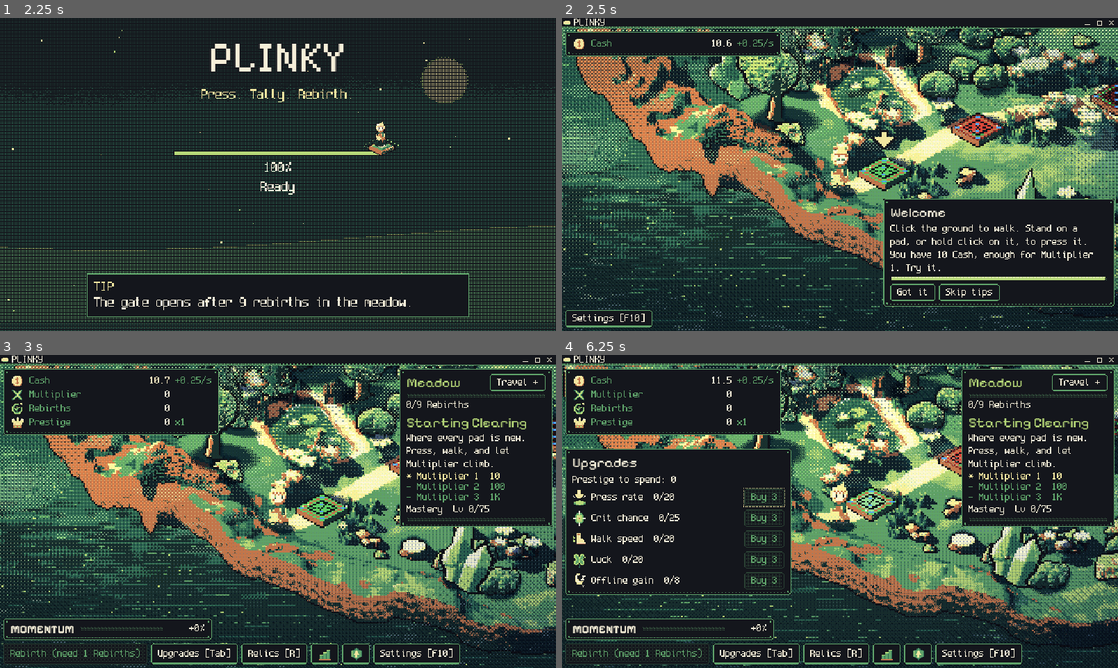
Above: before the commit, frames 1-4 (two rows, left to right).
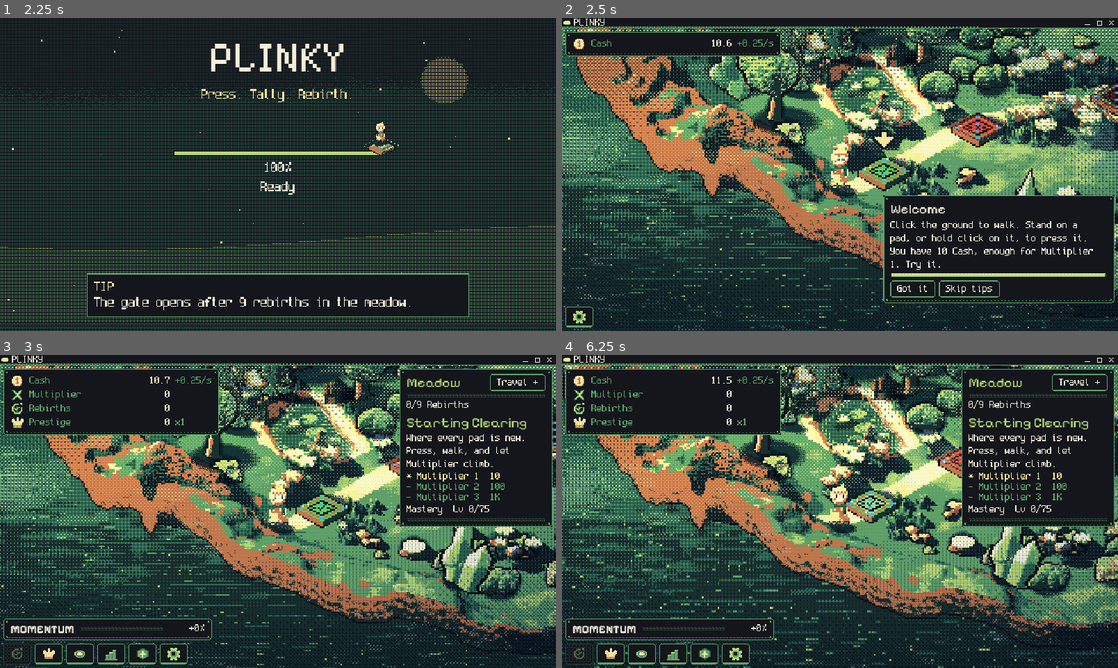
Above: after the commit, the same moments.

Repository: FreezingShock/Plinky
Game: Godot game, scene res://boot/boot.tscn
Two runs of this game, one before a commit and one after it. Both use one fixed random seed, a clock stepped at 60 frames per second and the inputs below.
Inputs (mouse positions are in pixels of both pictures, inside the frame that each line leads up to):
- Up to frame 1 (2.25 s): tap Enter (ui_accept) at 0.5, 0.77, 1.07 s; move the mouse to (400, 158) at 0.52 s; hold D 0.53-1.25 s; tap Space at 0.6 s; click (400, 158) at 0.67 s; drag from (166, 190) to (250, 237) at 1.27 s; move the mouse to (333, 105) at 2.02 s; hold D from 2.03 s (still down); tap 2 at 2.1 s; click (333, 105) at 2.17 s
- Up to frame 2 (2.5 s): keep holding D
- Up to frame 3 (3 s): release D at 2.75 s; click "Skip tips" at 2.75 s
- Up to frame 4 (6.25 s): click (612, 655) at 3.52 s; click "Upgrades [Tab]" at 4.25 s; drag from (812, 574) to (673, 464) at 5.02 s; move the mouse to (1006, 558) at 5.77 s; hold A (plinky_left) from 5.78 s (still down); tap 1 at 5.85 s; click (1006, 558) at 5.92 s; tap Enter (ui_accept) at 6.02 s

Frame 1 is identical in both runs. In frame 2, 3.6% of the frame differs, in the area x 0-100%, y 56-99%; in frame 3, 2.4%; in frame 4, 35%, in the area x 0-100%, y 3-100%.

Commit message:
Bottom bar: icon chips that expand to icon + typewriter label (#84)
* Bottom bar: ExpandChip icons that open to icon + typewriter label

Co-Authored-By: Claude Sonnet 5.5 <noreply@anthropic.com>
Claude-Session: https://claude.ai/code/session_01Pmx9dWeTpeM8vSwyJA5xZu

* ExpandChip tests and decision log

Co-Authored-By: Claude Sonnet 5.5 <noreply@anthropic.com>
Claude-Session: https://claude.ai/code/session_01Pmx9dWeTpeM8vSwyJA5xZu

* Fix ExpandChip test for headless text server and eased speed

Co-Authored-By: Claude Sonnet 5.5 <noreply@anthropic.com>
Claude-Session: https://claude.ai/code/session_01Pmx9dWeTpeM8vSwyJA5xZu

* Bottom chips work while menus are open; one menu at a time; centred panels with dividers

Co-Authored-By: Claude Sonnet 5.5 <noreply@anthropic.com>
Claude-Session: https://claude.ai/code/session_01Pmx9dWeTpeM8vSwyJA5xZu

---------

Co-authored-by: Claude <noreply@anthropic.com>

Diff:
--- a/main.gd
+++ b/main.gd
@@ -117,6 +117,9 @@
 	_wire_relics()
 	_wire_index()
 	_wire_display()
+	hud.keep_centered(relic_panel)
+	hud.menu_opened.connect(_close_others)
+	hud.move_child(hud.bottom_bar(), -1)   # chips stay above every open menu, so they stay clickable
 	dev_console = DevConsole.attach(hud, sim, {"walker": walker, "gate": gate, "pads": pads, "spawn": walker.position})
 	window_frame = WindowFrame.new()
 	add_child(window_frame)
@@ -207,11 +210,12 @@
 	PadInput.menu_open = open != null
 	var owner_ctl: Control = get_viewport().gui_get_focus_owner()
 	var just_closed: bool = _menu_was_open and open == null
+	var just_opened: bool = open != null and not _menu_was_open
 	_menu_was_open = open != null
 	if open == null:
 		if PadInput.should_release_focus(just_closed, owner_ctl != null):
 			owner_ctl.release_focus()
-	elif owner_ctl == null or not open.is_ancestor_of(owner_ctl):
+	elif owner_ctl == null or just_opened or not (open.is_ancestor_of(owner_ctl) or hud.owns_focus(owner_ctl)):
 		var first: Control = PadInput.first_focusable(open)
 		if first != null:
 			first.grab_focus()
@@ -502,11 +506,13 @@
 	toast.bind(inv)
 	var panel := RelicPanel.new()
 	relic_panel = panel
-	panel.position = Vector2(180, 60)
 	panel.visible = false
 	hud.add_child(panel)
 	panel.bind(inv)
-	hud.relic_panel_toggled.connect(func(_open: bool) -> void: panel.visible = not panel.visible)
+	hud.relic_panel_toggled.connect(func(_open: bool) -> void:
+		if not panel.visible:
+			_close_others(&"relics")
+		panel.visible = not panel.visible)
 	inv.relic_gained.connect(func(id: StringName, _s: int) -> void:
 		Juice.relic_drop(pad_glow, inv.rarity_of(id)))
 
@@ -517,7 +523,7 @@
 	hud.add_child(index_panel)
 	index_panel.bind(sim)
 	hud.index_requested.connect(func(t: int) -> void:
-		relic_panel.hide()
+		_close_others(&"index")
 		index_panel.toggle_tab(t))
 
 
@@ -530,11 +536,25 @@
 		if display_panel.visible:
 			display_panel.close()
 		else:
+			_close_others(&"settings")
 			display_panel.open())
 	feedback_panel = FeedbackPanel.new()
 	hud.add_child(feedback_panel)
 	feedback_panel.bind(GameState.sim)
 	display_panel.feedback_requested.connect(_toggle_feedback)
+
+
+## One menu at a time: opening a menu closes every other. The kind being opened is left alone.
+func _close_others(kind: StringName) -> void:
+	if kind != &"relics":
+		relic_panel.hide()
+	if kind != &"index":
+		index_panel.close_panel()
+	if kind != &"settings":
+		display_panel.close()
+		feedback_panel.close()
+	if kind != &"upgrades":
+		hud.close_panels()
 
 
 func _toggle_feedback() -> void:
--- a/tests/run.gd
+++ b/tests/run.gd
@@ -41,6 +41,7 @@
 	"res://tests/test_index_panel.gd",
 	"res://tests/test_tooltips.gd",
 	"res://tests/test_mastery.gd",
+	"res://tests/test_expand_chip.gd",
 ]
 
 
--- /dev/null
+++ b/tests/test_expand_chip.gd
@@ -0,0 +1,49 @@
+extends RefCounted
+## ExpandChip: pure reveal / width / progress maths, plus a live chip that opens and closes without sticking.
+
+func run(t: Object) -> void:
+	t.eq(ExpandChip.reveal("Settings", 0.0, 3, 0.0, false), "", "collapsed shows no text")
+	t.eq(ExpandChip.reveal("Settings", 1.0, 3, 1.0, false), "Settings", "fully open and settled shows the label")
+	t.eq(ExpandChip.reveal("Settings", 0.5, 3, 0.0, true), "Sett", "reduce motion types without noise")
+	var mid: String = ExpandChip.reveal("Settings", 0.5, 3, 0.0, false)
+	t.eq(mid.length(), 4, "half open shows half the letters")
+	t.eq(mid.substr(0, 1), "S", "letters before the noisy tail are real")
+	t.ok(ExpandChip.reveal("Relics [R]", 0.6, 5, 0.0, false) != ExpandChip.reveal("Relics [R]", 0.6, 6, 0.0, false), "the tail re-rolls each tick")
+	t.eq(ExpandChip.reveal("a b", 0.7, 9, 0.0, false).substr(1, 1), " ", "spaces are never scrambled")
+	t.eq(ExpandChip.width_at(32.0, 100.0, 0.0), 32.0, "collapsed width at 0")
+	t.eq(ExpandChip.width_at(32.0, 100.0, 1.0), 100.0, "open width at 1")
+	t.ok(ExpandChip.width_at(32.0, 100.0, 0.5) > 66.0, "opening eases out")
+	t.eq(ExpandChip.width_at(32.0, 100.0, 0.37), floorf(ExpandChip.width_at(32.0, 100.0, 0.37)), "width is whole texels")
+	var p: float = ExpandChip.step_progress(0.0, 1.0, 0.1)
+	t.ok(p > 0.0 and p < 1.0, "progress moves toward open")
+	p = ExpandChip.step_progress(0.9, 1.0, 1.0)
+	t.eq(p, 1.0, "progress never overshoots")
+	p = ExpandChip.step_progress(0.1, 0.0, 1.0)
+	t.eq(p, 0.0, "closing reaches zero")
+	# Spamming: reversing mid-way is continuous, nothing jumps.
+	var a: float = ExpandChip.step_progress(0.0, 1.0, 0.05)
+	var b: float = ExpandChip.step_progress(a, 0.0, 0.05)
+	t.ok(b < a and b >= 0.0, "reversing mid-open heads straight back")
+
+	var root: Node = (t as SceneTree).root
+	var chip := ExpandChip.new()
+	chip.full_text = "Upgrades [Tab]"
+	root.add_child(chip)
+	chip._process(0.016)
+	t.ok(chip.text == "", "a resting chip shows only its icon")
+	# The headless text server measures strings as zero wide, so fix the widths by hand.
+	chip._dirty = false
+	chip._collapsed_w = 32.0
+	chip._open_w = 100.0
+	chip._apply()
+	var w0: float = chip.custom_minimum_size.x
+	chip.progress = 1.0
+	chip._settle = 1.0
+	chip._apply()
+	t.eq(chip.text, "Upgrades [Tab]", "an open chip shows its label")
+	t.ok(chip.custom_minimum_size.x > w0, "an open chip is wider than a resting one")
+	chip.queue_free()
+
+	var div := PanelDivider.new(3)
+	t.eq(div.custom_minimum_size.y, 7.0, "a divider reserves its rule plus air on both sides")
+	div.free()
--- a/tests/test_script_loads.gd
+++ b/tests/test_script_loads.gd
@@ -8,9 +8,9 @@
 const DIRS: Array[String] = ["res://core", "res://data", "res://ui/settings", "res://theme"]
 const FILES: Array[String] = [
 	"res://ui/display_panel.gd", "res://ui/dev_console.gd", "res://ui/ascii_box.gd", "res://ui/relic_style.gd",
-	"res://ui/display_settings.gd", "res://ui/fx/pixel_button.gd",
+	"res://ui/display_settings.gd", "res://ui/fx/pixel_button.gd", "res://ui/fx/dither_reveal.gd",
 	"res://ui/zone_panel.gd", "res://ui/area_icons.gd", "res://ui/reveal_box.gd", "res://ui/list_row.gd",
-	"res://ui/display_settings.gd", "res://ui/fx/pixel_button.gd", "res://ui/fx/dither_reveal.gd",
+	"res://ui/fx/expand_chip.gd", "res://ui/fx/panel_divider.gd",
 	"res://ui/index_row.gd", "res://ui/index_panel.gd",
 	"res://ui/tip.gd", "res://ui/tip_host.gd",
 ]
--- /dev/null
+++ b/ui/fx/expand_chip.gd
@@ -0,0 +1,123 @@
+class_name ExpandChip
+extends PixelButton
+## Icon-only HUD chip that opens into icon + label on hover or focus.
+## The width follows one progress value (0 collapsed, 1 open) that eases toward its target every frame, so
+## spamming hover in and out just reverses it mid-way: no tweens to stack. The label types in left to right
+## with a few trailing glyphs scrambled (dither / ASCII look). The frame is the button's own AsciiBox, so the
+## outline grows with it, and the HBox around it slides the neighbours aside as the width changes.
+## Reduce motion (MeadowLife.reduce_motion) snaps open and closed with no scramble.
+
+const OPEN_SPEED: float = 4.5      ## progress per second while opening (~0.22 s)
+const CLOSE_SPEED: float = 6.5     ## closing is quicker so the bar settles fast
+const GLYPHS: String = "#%&*+=/\\<>01:;"
+const SCRAMBLE_TAIL: int = 3       ## trailing letters shown as noise while typing
+const SETTLE_TIME: float = 0.14    ## one letter still flickers briefly after the label finishes
+const TICK_MS: int = 45            ## the noise re-rolls at about 22 Hz
+const ICON_SIZE: float = 16.0
+const MIN_HEIGHT: float = 24.0
+
+## The label shown when open. Set it any time (Rebirth changes its text); the open width follows.
+var full_text: String = "":
+	set(v):
+		if v == full_text:
+			return
+		full_text = v
+		_dirty = true
+## 0 collapsed .. 1 open. Read by tests.
+var progress: float = 0.0
+
+var _dirty: bool = true
+var _collapsed_w: float = 32.0
+var _open_w: float = 32.0
+var _settle: float = 0.0
+
+
+func _ready() -> void:
+	super._ready()
+	clip_text = true
+	alignment = HORIZONTAL_ALIGNMENT_LEFT
+	text = ""
+	custom_minimum_size.y = MIN_HEIGHT
+	_apply()
+
+
+func is_open_wanted() -> bool:
+	return is_hovered() or has_focus()
+
+
+## Pure: the text to show for a given progress. `tick` re-rolls the noise; `settle` is seconds since finishing.
+static func reveal(full: String, p: float, tick: int, settle: float, calm: bool) -> String:
+	var n: int = full.length()
+	if n == 0 or p <= 0.0:
+		return ""
+	if calm or (p >= 1.0 and settle >= SETTLE_TIME):
+		return full if p >= 1.0 else full.substr(0, ceili(p * float(n)))
+	var shown: int = n if p >= 1.0 else clampi(ceili(p * float(n)), 0, n)
+	var out: String = full.substr(0, shown)
+	if p >= 1.0:
+		# Settling: a single letter flickers.
+		var one: Array[int] = [posmod(tick * 7, n)]
+		return _noisy(out, one, tick)
+	var idx: Array[int] = []
+	for i in range(maxi(0, shown - SCRAMBLE_TAIL), shown):
+		idx.append(i)
+	return _noisy(out, idx, tick)
+
+
+static func _noisy(s: String, idx: Array[int], tick: int) -> String:
+	var chars: PackedStringArray = PackedStringArray()
+	for i in s.length():
+		chars.append(s[i])
+	for i: int in idx:
+		if i < chars.size() and chars[i] != " ":
+			chars[i] = GLYPHS[posmod(tick * 31 + i * 17 + tick * i, GLYPHS.length())]
+	return "".join(chars)
+
+
+## Pure: width in texels (whole numbers) at a progress, easing out so it opens fast and settles.
+static func width_at(collapsed: float, open: float, p: float) -> float:
+	var e: float = 1.0 - (1.0 - clampf(p, 0.0, 1.0)) * (1.0 - clampf(p, 0.0, 1.0))
+	return floorf(lerpf(collapsed, open, e))
+
+
+## Pure: new progress after `delta` seconds heading to `target` (0 or 1).
+static func step_progress(p: float, target: float, delta: float) -> float:
+	if target > p:
+		return minf(target, p + OPEN_SPEED * delta)
+	return maxf(target, p - CLOSE_SPEED * delta)
+
+
+func _measure() -> void:
+	var font: Font = get_theme_font(&"font")
+	var fs: int = get_theme_font_size(&"font_size")
+	var tw: float = font.get_string_size(full_text, HORIZONTAL_ALIGNMENT_LEFT, -1.0, fs).x if font != null else 0.0
+	var pad: float = AsciiBox.BUTTON_PAD.x * 2.0
+	var iw: float = ICON_SIZE if icon != null else 0.0
+	_collapsed_w = ceilf(pad + iw)
+	_open_w = ceilf(pad + iw + (float(get_theme_constant(&"h_separation")) if icon != null else 0.0) + tw)
+	_dirty = false
+
+
+func _process(delta: float) -> void:
+	super._process(delta)
+	if _dirty and is_inside_tree():
+		_measure()
+	var target: float = 1.0 if (is_open_wanted() and full_text != "") else 0.0
+	var calm: bool = MeadowLife.reduce_motion
+	var before: float = progress
+	progress = target if calm else step_progress(progress, target, delta)
+	if progress >= 1.0:
+		_settle = _settle + delta if before >= 1.0 else 0.0
+	else:
+		_settle = 0.0
+	_apply()
+
+
+func _apply() -> void:
+	var w: float = width_at(_collapsed_w, _open_w, progress)
+	if custom_minimum_size.x != w:
+		custom_minimum_size.x = w
+	var tick: int = int(Time.get_ticks_msec() / TICK_MS)
+	var t: String = reveal(full_text, progress, tick, _settle, MeadowLife.reduce_motion)
+	if text != t:
+		text = t
--- /dev/null
+++ b/ui/fx/panel_divider.gd
@@ -0,0 +1,21 @@
+class_name PanelDivider
+extends Control
+## A one-texel dotted rule between sections of a panel, in the panel edge colour. Gives each section air above and
+## below it (pad texels each side). Whole texels only, no alpha.
+
+var pad: int = 3
+
+
+func _init(p_pad: int = 3) -> void:
+	pad = p_pad
+	custom_minimum_size = Vector2(0.0, float(pad * 2 + 1))
+	mouse_filter = Control.MOUSE_FILTER_IGNORE
+	size_flags_horizontal = Control.SIZE_EXPAND_FILL
+
+
+func _draw() -> void:
+	var y: float = float(pad)
+	var x: int = 0
+	while float(x) < size.x:
+		draw_rect(Rect2(float(x), y, 2.0, 1.0), RelicStyle.edge)
+		x += 4
--- a/ui/hud.gd
+++ b/ui/hud.gd
@@ -5,6 +5,8 @@
 
 signal relic_panel_toggled(open: bool)
 signal settings_toggled(open: bool)
+## A HUD-owned panel is about to open, so Main can close the others (one menu at a time).
+signal menu_opened(kind: StringName)
 signal index_requested(tab: int)   ## IndexPanel.Tab: the Stats or Attributes button or key
 
 ## The frame the HUD lays out in (Main size). The gate panel and bottom bar hug its right and bottom edges.
@@ -18,7 +20,7 @@
 var _rows: Dictionary = {}        # stat id -> [value Label, rate Label]
 var _row_boxes: Dictionary = {}   # stat id -> HBoxContainer (Slag only shows once you are past zone 1)
 var _zone_panel: ZonePanel
-var _rebirth: PixelButton
+var _rebirth: ExpandChip
 var _upgrades_panel: PanelContainer
 var _upgrades_box: VBoxContainer
 var _prestige_label: Label
@@ -30,6 +32,7 @@
 var _gates_ready: bool = false    # false until the first pass, so nothing flashes at startup
 var _momentum: MomentumMeter
 var _stats_panel: PanelContainer
+var _centered: Array[Control] = []   # panels kept centred in the free area above the bottom bar
 
 
 func setup(p_sim: Sim) -> void:
@@ -67,6 +70,28 @@
 
 func upgrades_panel() -> Control:
 	return _upgrades_panel
+
+
+func toggle_upgrades() -> void:
+	if _upgrades_panel.visible:
+		_upgrades_panel.visible = false
+		return
+	menu_opened.emit(&"upgrades")
+	_upgrades_panel.visible = true
+
+
+## The bottom bar. Main keeps it above every menu so its chips stay clickable while a menu is open.
+func bottom_bar() -> Control:
+	return _bottom
+
+
+func owns_focus(c: Control) -> bool:
+	return c != null and _bottom != null and _bottom.is_ancestor_of(c)
+
+
+## Keep `p` centred in the free area above the bottom bar (clamped to stay on screen).
+func keep_centered(p: Control) -> void:
+	_centered.append(p)
 
 
 func close_panels() -> void:
@@ -160,50 +185,57 @@
 	_bottom = h
 	h.add_theme_constant_override("separation", 4)
 	add_child(h)
-	_rebirth = PixelButton.new()
+	_rebirth = _chip(h, "reb", "Rebirth", "Reset the run for Prestige.")
 	_rebirth.pressed.connect(func() -> void: GameState.try_rebirth())
-	h.add_child(_rebirth)
 	gate(_rebirth, Onboarding.F_REBIRTH_BUTTON)
-	var up := PixelButton.new()
-	up.text = "Upgrades [Tab]"
-	up.pressed.connect(func() -> void: _upgrades_panel.visible = not _upgrades_panel.visible)
-	h.add_child(up)
+	var up: ExpandChip = _chip(h, "prestige", "Upgrades", "Spend Prestige on permanent upgrades.")
+	up.full_text = "Upgrades [Tab]"
+	up.pressed.connect(toggle_upgrades)
 	gate(up, Onboarding.F_UPGRADES)
 	if GameState.relics != null:
-		var rb := PixelButton.new()
-		rb.text = "Relics [R]"
+		var rb: ExpandChip = _chip(h, "relics/r_pulse", "Relics", "Equip relics you have found.")
+		rb.full_text = "Relics [R]"
 		rb.pressed.connect(func() -> void: relic_panel_toggled.emit(true))
-		h.add_child(rb)
 		gate(rb, Onboarding.F_RELICS)
 	for t: int in 2:
-		var ib := PixelButton.new()
 		var nm: String = ["Stats", "Attributes"][t]
 		var act: StringName = [&"stats", &"attributes"][t]
-		ib.icon = load("res://assets/icons/%s.png" % ["stats_menu", "attrs_menu"][t]) as Texture2D
-		Tip.bind(ib, {"title": nm, "body": "Open the %s list." % nm.to_lower(), "hint": "Key: %s" % Keybinds.key_name(act)})
+		var ib: ExpandChip = _chip(h, ["stats_menu", "attrs_menu"][t], nm, "Open the %s list." % nm.to_lower())
+		ib.full_text = "%s [%s]" % [nm, Keybinds.key_name(act)]
 		ib.pressed.connect(func() -> void: index_requested.emit(t))
-		h.add_child(ib)
 		gate(ib, Onboarding.F_MULT if t == 0 else Onboarding.F_UPGRADES)
-	var st := PixelButton.new()
-	st.text = "Settings [%s]" % Keybinds.key_name(&"settings")
+	var st: ExpandChip = _chip(h, "settings", "Settings", "Display, sound, keys and tips.")
+	st.full_text = "Settings [%s]" % Keybinds.key_name(&"settings")
 	st.pressed.connect(func() -> void: settings_toggled.emit(true))
-	h.add_child(st)
+
+
+## A bottom-bar chip: icon at rest, icon + label on hover or focus. Tooltip names it while it is collapsed.
+func _chip(parent: Control, icon_name: String, tip_title: String, tip_body: String) -> ExpandChip:
+	var c := ExpandChip.new()
+	c.icon = load("res://assets/icons/%s.png" % icon_name) as Texture2D
+	c.expand_icon = false
+	parent.add_child(c)
+	Tip.bind(c, {"title": tip_title, "body": tip_body})
+	return c
 
 
 func _build_upgrades() -> void:
 	_upgrades_panel = PanelContainer.new()
 	_upgrades_panel.add_theme_stylebox_override("panel", AsciiBox.panel())
-	_upgrades_panel.position = Vector2(4, 96)
 	_upgrades_panel.visible = false
 	add_child(_upgrades_panel)
+	keep_centered(_upgrades_panel)
 	_upgrades_box = VBoxContainer.new()
+	_upgrades_box.add_theme_constant_override("separation", 2)
 	_upgrades_panel.add_child(_upgrades_box)
 	var title := Label.new()
 	title.theme_type_variation = &"TitleLabel"
 	title.text = "Upgrades"
 	_upgrades_box.add_child(title)
 	_prestige_avail = Label.new()
+	_prestige_avail.add_theme_color_override("font_color", RelicStyle.dim)
 	_upgrades_box.add_child(_prestige_avail)
+	_upgrades_box.add_child(PanelDivider.new())
 	var ids: Array = sim.attribute_defs.keys()
 	ids.sort()
 	for aid: StringName in ids:
@@ -241,7 +273,7 @@
 		return   # letters like R belong to the text box
 	if event.is_action_pressed(&"plinky_upgrades") or Keybinds.matches(&"upgrades", event):
 		if GameState.onboarding.is_unlocked(Onboarding.F_UPGRADES):
-			_upgrades_panel.visible = not _upgrades_panel.visible
+			toggle_upgrades()
 		get_viewport().set_input_as_handled()
 	elif (event.is_action_pressed(&"plinky_relics") or Keybinds.matches(&"relics", event)) and GameState.relics != null:
 		if GameState.onboarding.is_unlocked(Onboarding.F_RELICS):
@@ -285,6 +317,13 @@
 		var mp: Vector2 = Vector2(4.0, frame.y - _bottom.size.y - _momentum.size.y - 8.0)
 		if _momentum.position != mp:
 			_momentum.position = mp
+	for cp2: Control in _centered:
+		if cp2.visible:
+			var free_h: float = frame.y - (_bottom.size.y if _bottom != null else 0.0) - 8.0
+			var psz: Vector2 = cp2.size.max(cp2.get_combined_minimum_size())
+			var at: Vector2 = Vector2(floorf((frame.x - psz.x) * 0.5), maxf(4.0, floorf((free_h - psz.y) * 0.5)))
+			if cp2.position != at:
+				cp2.position = at
 	if _bottom != null:
 		var bp: Vector2 = Vector2(4.0, frame.y - _bottom.size.y - 4.0)
 		if _bottom.position != bp:
@@ -307,7 +346,7 @@
 	if _prestige_label != null:
 		_prestige_label.text = "x%s" % sim.prestige_mult().format()
 	_rebirth.disabled = not sim.can_rebirth()
-	_rebirth.text = "Rebirth (+%s Prestige)" % sim.prestige_gain_preview().format() if sim.can_rebirth() else "Rebirth (need 1 Rebirths)"
+	_rebirth.full_text = "Rebirth (+%s Prestige)" % sim.prestige_gain_preview().format() if sim.can_rebirth() else "Rebirth (need 1 Rebirths)"
 	_zone_panel.refresh()
 	if _upgrades_panel.visible:
 		_prestige_avail.text = "Prestige to spend: %s" % sim.prestige_available().format()
--- a/ui/relic_panel.gd
+++ b/ui/relic_panel.gd
@@ -28,6 +28,7 @@
 	_slots_row = HBoxContainer.new()
 	_slots_row.add_theme_constant_override("separation", GAP)
 	v.add_child(_slots_row)
+	v.add_child(PanelDivider.new(2))
 	var sep := Label.new()
 	sep.text = "Collection"
 	sep.add_theme_color_override("font_color", RelicStyle.dim)
Binary file added: assets/icons/settings.png
Not shown, changed: docs/decisions.md
